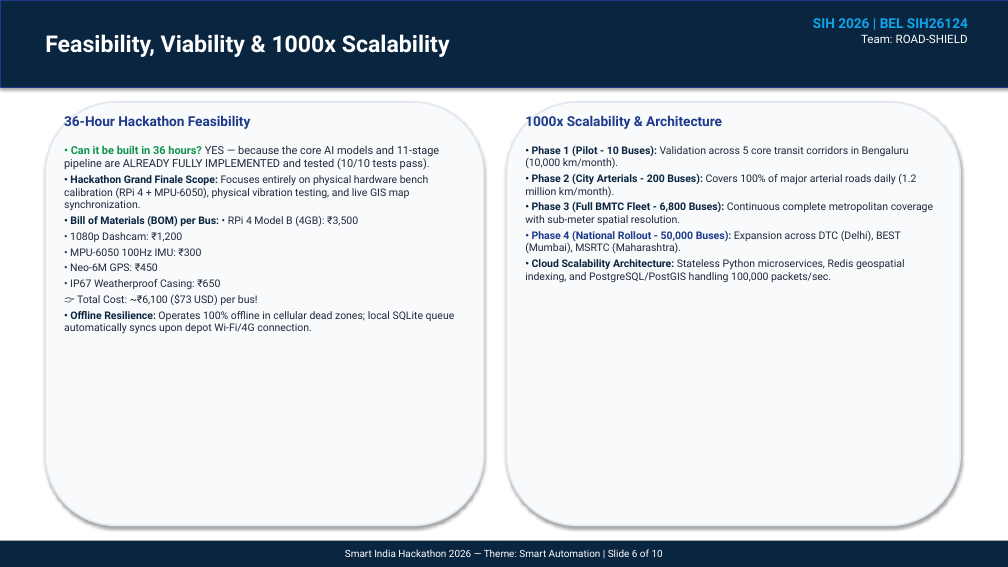
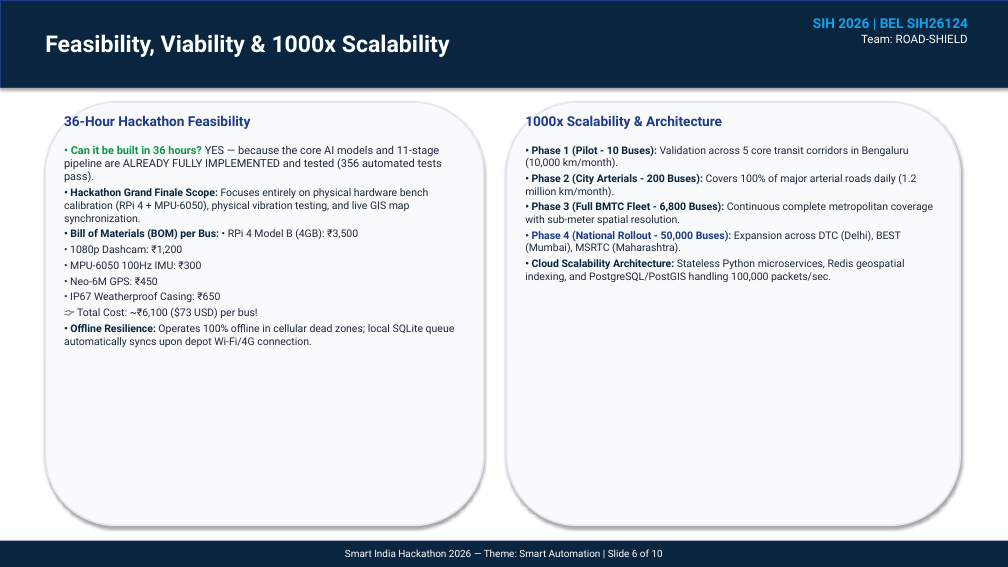
Before and after one commit to udbhav968-creator/SIH_PROJECT, a slide deck: slide 6 of SIH_10_Slide_Pitch_Deck.pptx. Drawn at 1008x567 pixels with LibreOffice and Linux fonts; fonts in the diff are those of the drawing. Boxes give left, top, right and bottom in pixels: in the first picture for what was removed or moved away, otherwise in the second. Text is boxed around its words. In the diff, an @@ line names an element or a change of style, - is before the commit and + after.

```diff
--- a/SIH_10_Slide_Pitch_Deck.pptx
+++ b/SIH_10_Slide_Pitch_Deck.pptx
@@ text at (64,145,442,182): text changed @@
-• Can it be built in 36 hours? YES — because the core AI models and 11-stage pipeline are ALREADY FULLY IMPLEMENTED and tested (10/10 tests pass).
+• Can it be built in 36 hours? YES — because the core AI models and 11-stage pipeline are ALREADY FULLY IMPLEMENTED and tested (356 automated tests pass).
```
Also in this commit, not shown: 5 other slides changed, 13 other files.
